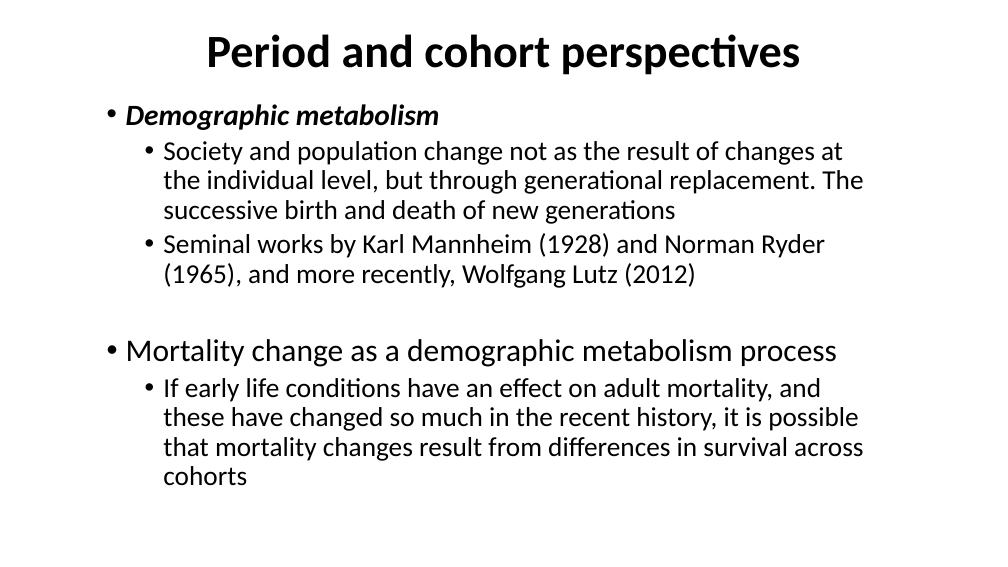
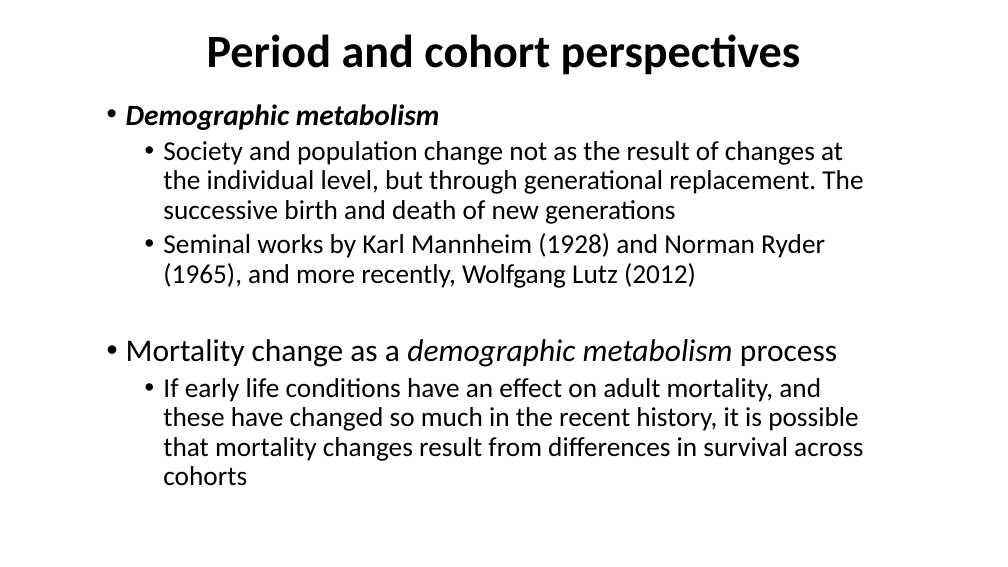
Before and after one commit to kikeacosta/edsd26_apc, a slide deck: slide 5 of slides/02_visual_APC.pptx. Drawn at 1008x567 pixels with LibreOffice and Linux fonts; fonts in the diff are those of the drawing. Boxes give left, top, right and bottom in pixels: in the first picture for what was removed or moved away, otherwise in the second. Text is boxed around its words. In the diff, an @@ line names an element or a change of style, - is before the commit and + after.

```diff
--- a/slides/02_visual_APC.pptx
+++ b/slides/02_visual_APC.pptx
@@ text at (126,339,837,367): italic on in "demographic metabolism" @@
```
Also in this commit, not shown: 1 other slide changed, 3 other files.
